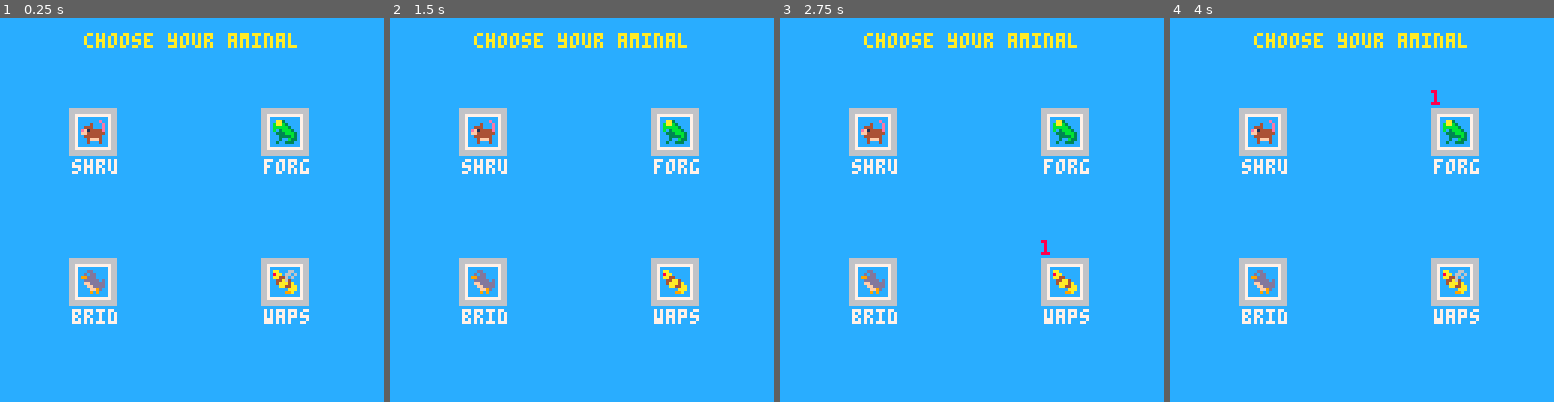
Above: before the commit, frames 1-4 (left to right).
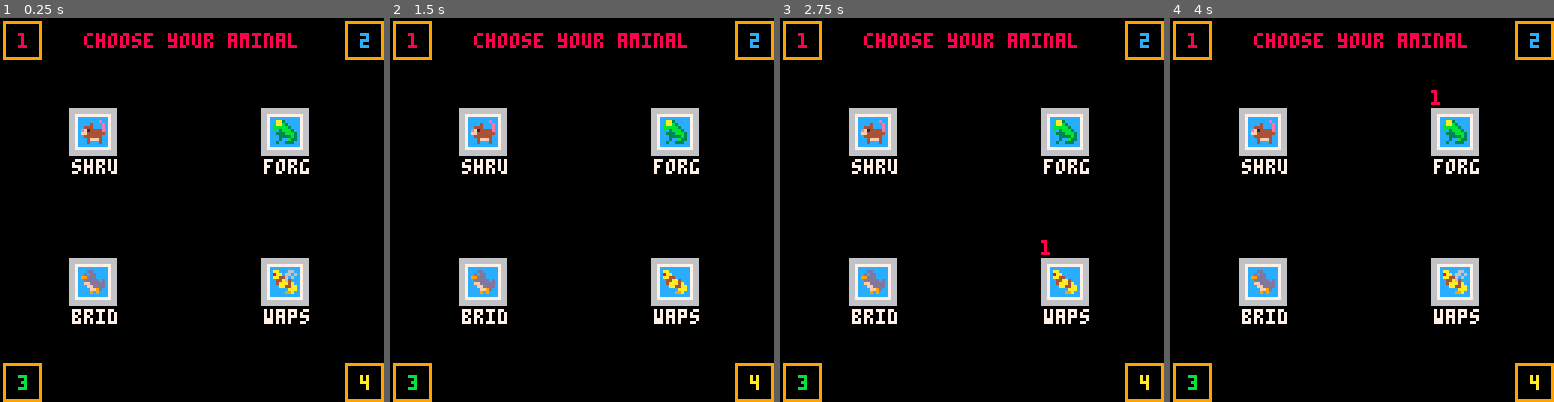
Above: after the commit, the same moments.

Repository: sealgair/aminals
Game: PICO-8 cartridge game.p8
Same seed, same stepped clock (60 frames per second), same inputs: the game is played once before the commit and once after it.
Inputs:
- Up to frame 1 (0.25 s): no input
- Up to frame 2 (1.5 s): tap X (X key) at 0.33, 1.07 s; tap O (Z key) at 0.7 s
- Up to frame 3 (2.75 s): hold Right 1.6-2.1 s; tap O (Z key) at 1.7, 2.1, 2.5 s; tap X (X key) at 1.85 s; hold Up 2.15-2.42 s; hold Right from 2.47 s (still down)
- Up to frame 4 (4 s): tap O (Z key) at 2.9, 3.3, 3.7 s; tap X (X key) at 2.97 s; release Right at 3.03 s; hold Left 3.08-3.58 s; hold Down 3.63-3.97 s

The runs differ from the first frame. In frame 1, 93% of the frame differs, in the area x 0-100%, y 0-100%; in frame 2, 93%; in frame 3, 93%; in frame 4, 93%.

Commit message:
improve player selection interface

Diff:
--- a/main.lua
+++ b/main.lua
@@ -28,7 +28,12 @@
   for player=1,4 do
     chosen = self.chosen[player]
     selected = self.selected[player]
-    if (btnp(4, player-1)) chosen.x, chosen.y = 0, 0
+
+
+    if btnp(4, player-1) then
+      chosen.x, chosen.y = 0, 0
+      self.palettes[player] = player-1
+    end
 
     if btnp(5, player-1) then
       if chosen == selected and chosen != coord(0, 0) then
@@ -80,8 +85,8 @@
 end
 
 function playerselect:draw()
-  rectfill(0, 0, 127, 127, 12)
-  print("choose your aminal", 28, 5, 10)
+  rectfill(0, 0, 127, 127, 0)
+  print("choose your aminal", 28, 5, 8)
 
   y = 30
   for r, row in pairs(self.options) do
@@ -103,18 +108,33 @@
           if (drawn < 3) line(x+2, y+14, x+13, y+14) -- bottom: p1 p2
           if (drawn%2 == 1) line(x+1, y+2, x+1, y+13) -- left: p1 p3
           if (drawn != 3) line(x+14, y+2, x+14, y+13) -- right: p1 p2 p4
-
-          col.sprite:draw(2 + (player-1)%2 * 116, 2, {palette=self.palettes[player]})
         end
         if rc == selected then
           print(player, x+(player-1)*4, y-6)
         end
       end
+      rectfill(x+3, y+3, x+12, y+12, 12)
       col.sprite:draw(x+4, y+4)
       print(col.name, x+1, y+17, 7)
       x += 64
     end
     y += 50
+  end
+
+  for player=1,4 do
+    chosen = self.chosen[player]
+    px = 1 + (player-1)%2 * 114
+    py = 1
+    if (player > 2) py += 114
+    rect(px, py, px+12, py+12, 9)
+    color(self.player_colors[player])
+    print(player, px+5, py+4)
+
+    if chosen != coord(0,0) then
+      choice = self.options[chosen.y][chosen.x],
+      rectfill(px+1, py+1, px+11, py+11, 12)
+      choice.sprite:draw(px+2, py+2, {palette=self.palettes[player]})
+    end
   end
 end
 
--- a/players.lua
+++ b/players.lua
@@ -110,9 +110,9 @@
       idle={32}
     },
     palettes={
-      {[11]=8, [3]=2, [10]=12},
-      {[11]=10, [3]=9, [10]=2},
-      {[11]=2, [3]=1, [10]=15},
+      {[11]=8, [3]=2, [10]=11},
+      {[11]=10, [3]=9, [10]=14},
+      {[11]=2, [3]=1, [10]=9},
     }
   },
   accel=8, speed=1.8,
